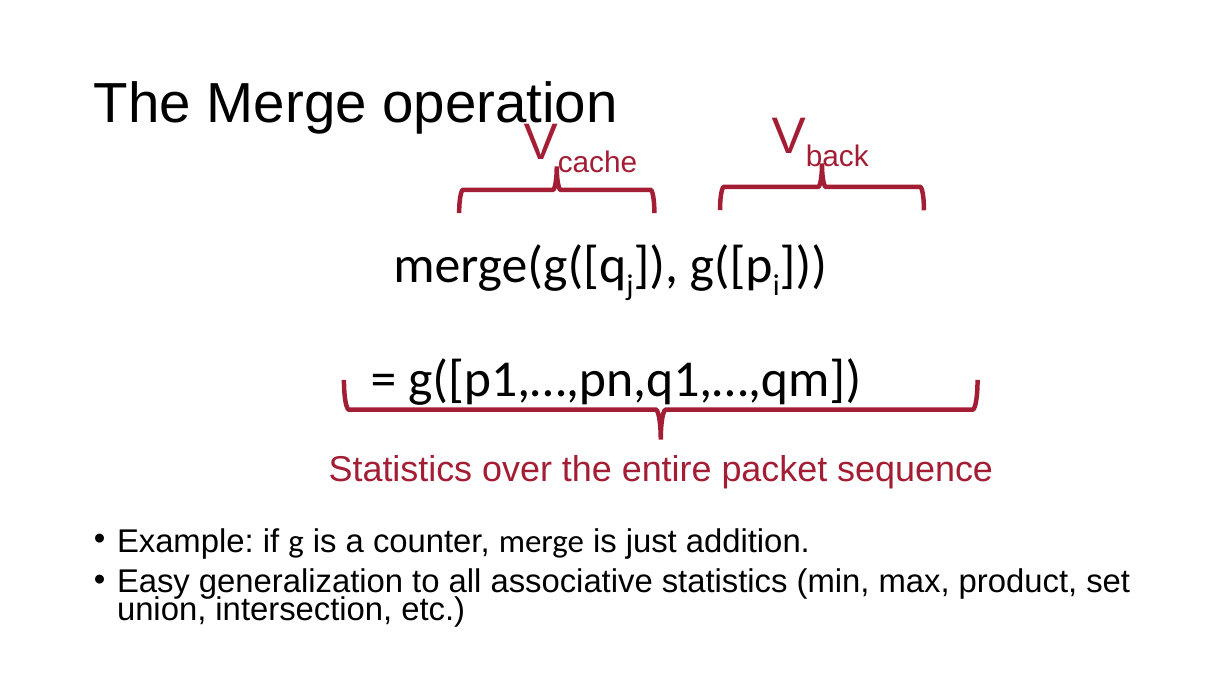
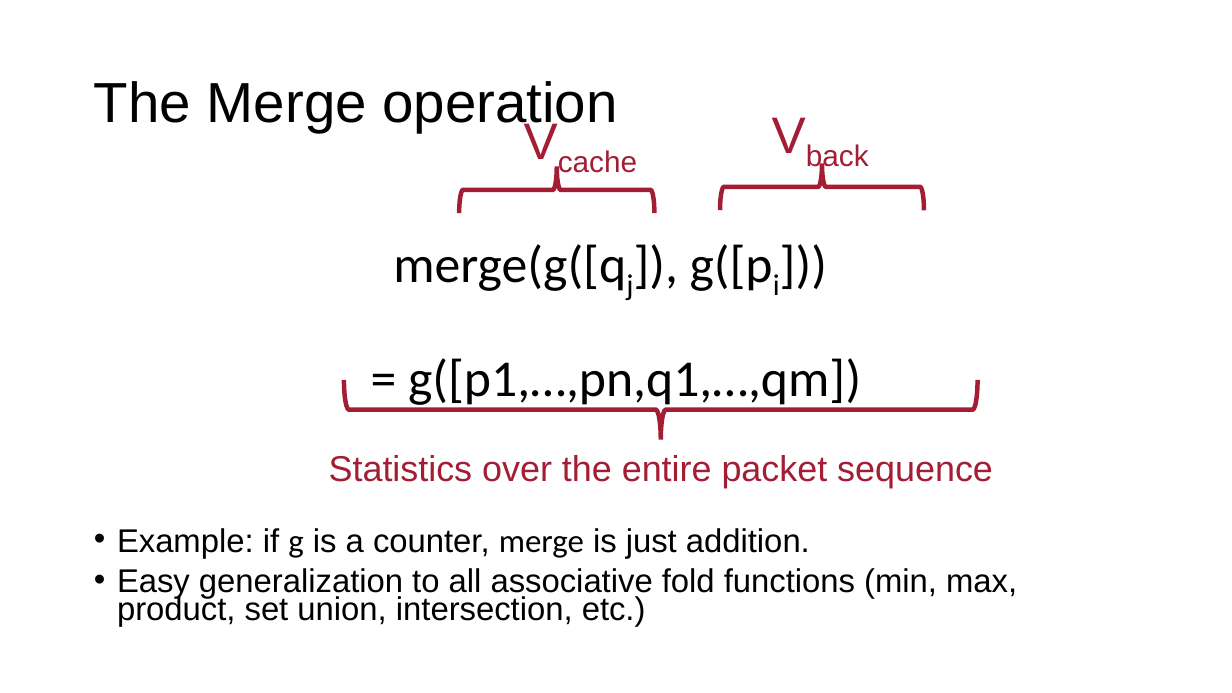
Before and after one commit to anirudhSK/pifo-domino-marple-ppts, a slide deck: slide 32 of marple_itx18.pptx (slide 33 before the commit). Drawn at 1232x693 pixels with LibreOffice and Linux fonts; fonts in the diff are those of the drawing. Boxes give left, top, right and bottom in pixels: in the first picture for what was removed or moved away, otherwise in the second. Text is boxed around its words. In the diff, an @@ line names an element or a change of style, - is before the commit and + after.

```diff
--- a/marple_itx18.pptx
+++ b/marple_itx18.pptx
@@ text at [117, 568, 1017, 627]: text changed @@
-• Easy generalization to all associative statistics (min, max, product, set union, intersection, etc.)
+• Easy generalization to all associative fold functions (min, max, product, set union, intersection, etc.)
```
Also in this commit, not shown: 6 other slides changed, 1 slide removed.
